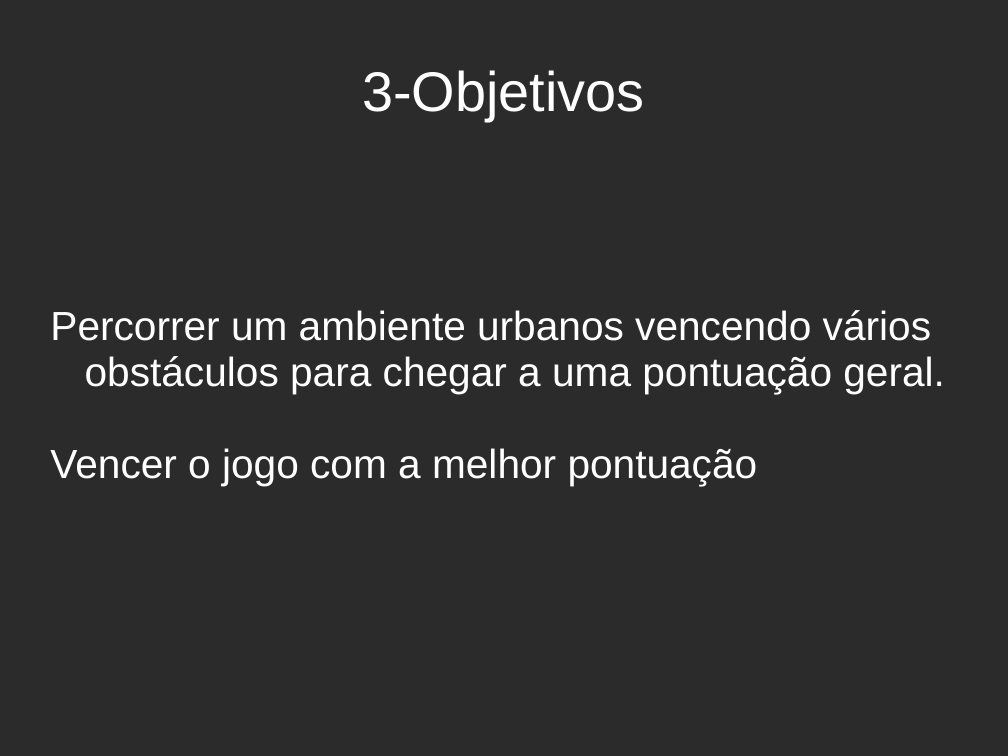
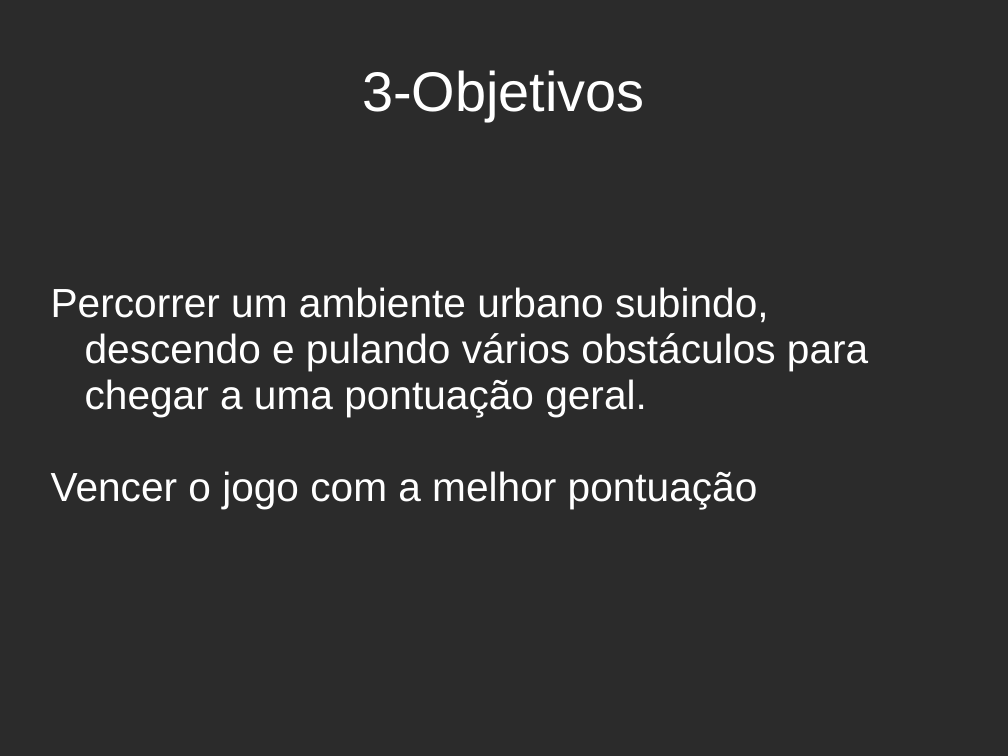
Before and after one commit to fcoedilson/2ParkourCity, a slide deck: slide 5 of apres_roteiro_jogo.ppt. Drawn at 1008x756 pixels with LibreOffice and Linux fonts; fonts in the diff are those of the drawing; background and template pictures are left out; a plain dark background stands for a picture behind light text. Boxes give left, top, right and bottom in pixels: in the first picture for what was removed or moved away, otherwise in the second. Text is boxed around its words. In the diff, an @@ line names an element or a change of style, - is before the commit and + after.

```diff
--- a/apres_roteiro_jogo.ppt
+++ b/apres_roteiro_jogo.ppt
@@ subtitle at <box>51,287,868,417</box>: text changed @@
-Percorrer um ambiente urbanos vencendo vários obstáculos para chegar a uma pontuação geral.
+Percorrer um ambiente urbano subindo, descendo e pulando vários obstáculos para chegar a uma pontuação geral.
```
Also in this commit, not shown: 5 other slides changed, 10 other files.
